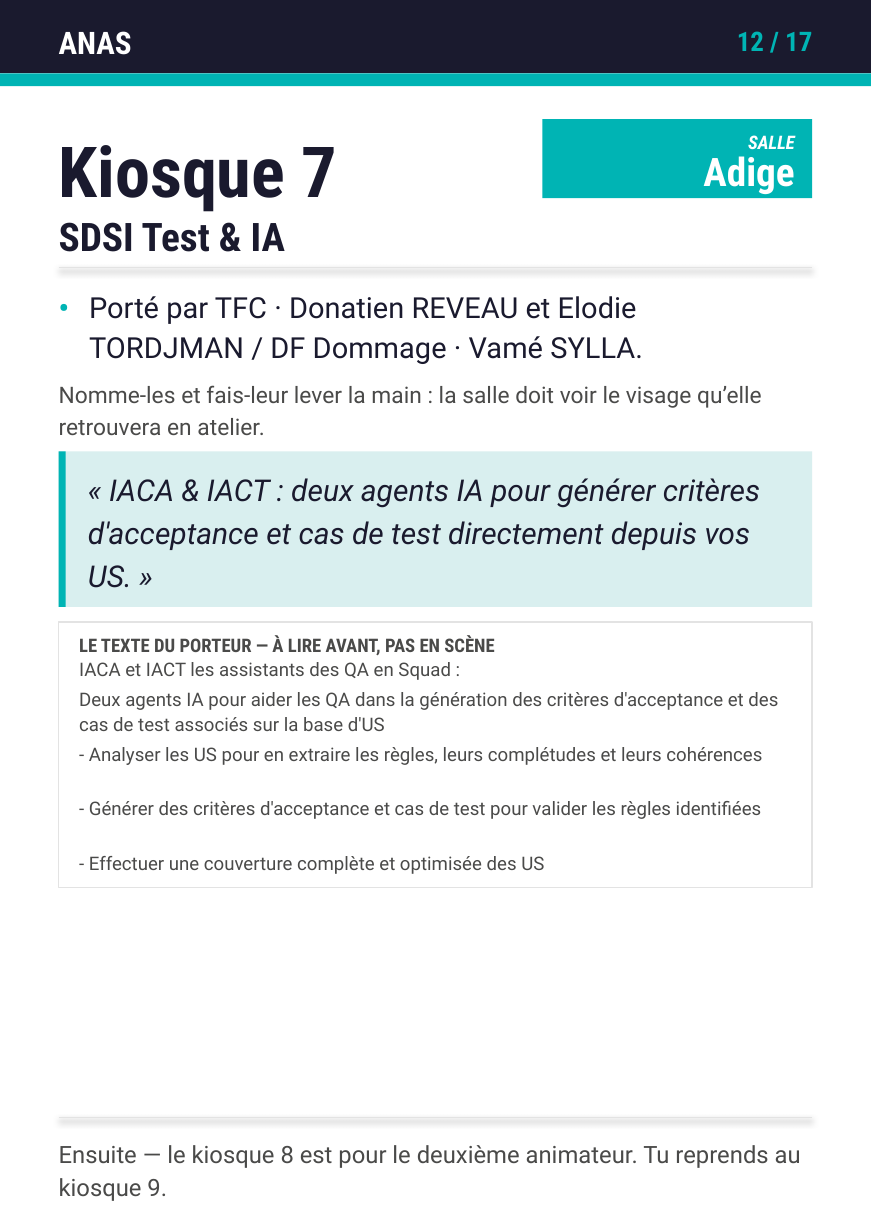
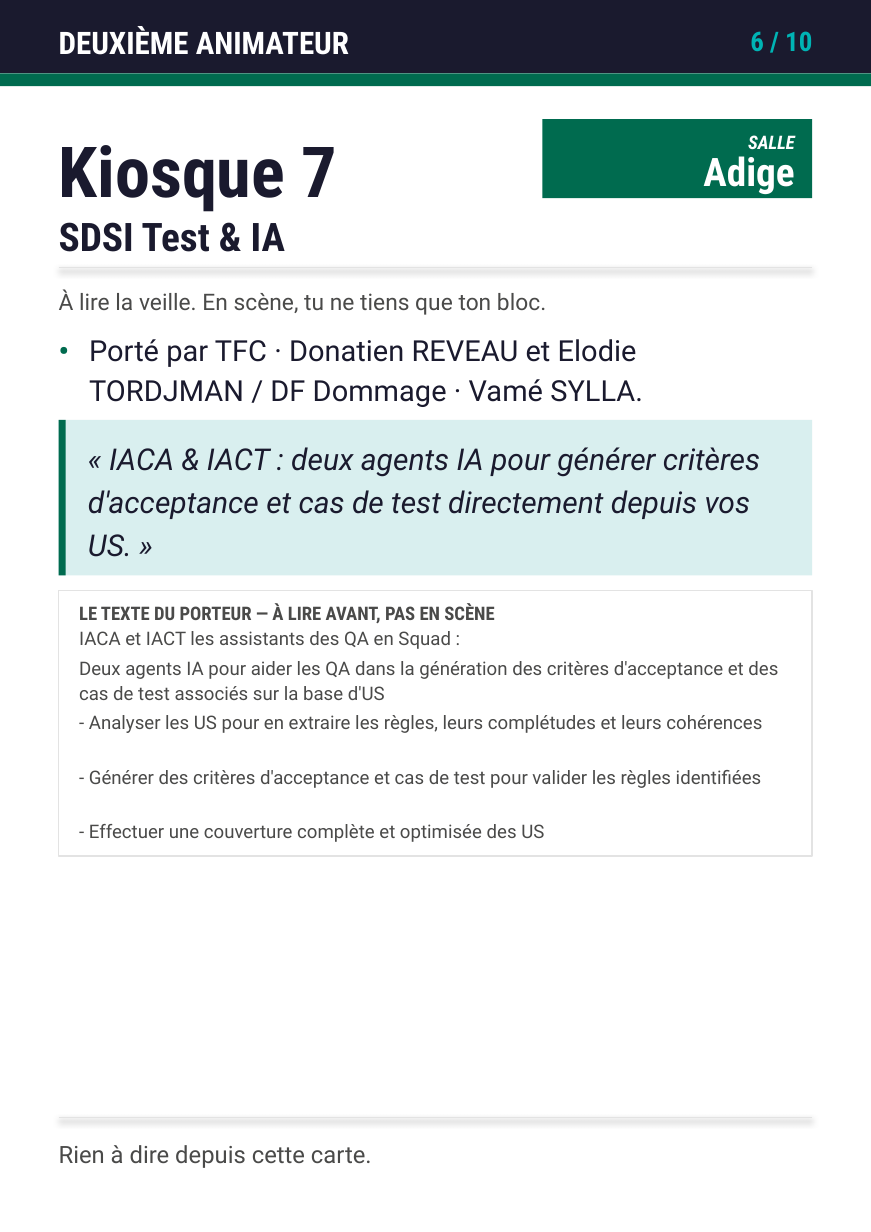
Before and after one commit to caa-jdelaux/info-hub, a slide deck: slide 32 of outils/fiches/fiches-animateurs.pptx (slide 12 before the commit). Drawn at 871x1232 pixels with LibreOffice and Linux fonts; fonts in the diff are those of the drawing. Boxes give left, top, right and bottom in pixels: in the first picture for what was removed or moved away, otherwise in the second. Text is boxed around its words. In the diff, an @@ line names an element or a change of style, - is before the commit and + after.

```diff
--- a/outils/fiches/fiches-animateurs.pptx
+++ b/outils/fiches/fiches-animateurs.pptx
@@ text at <box>59,26,349,55</box>: text changed @@
-ANAS
+DEUXIÈME ANIMATEUR
@@ text at <box>750,31,812,51</box>: text changed @@
-12 / 17
+6 / 10
@@ text added at <box>59,290,546,315</box>, 11 pt, text #4A4A49 @@
+À lire la veille. En scène, tu ne tiens que ton bloc.
@@ text "•": place and size @@
-text "•" at <box>58,284,88,365</box>
+text "•" at <box>58,328,88,408</box>
@@ text "•" at <box>58,328,88,408</box>: text colour #00B4B4 to #006B4F @@
@@ text "Porté par TFC · Donatien ...": place and size @@
-text "Porté par TFC · Donatien ..." at <box>89,296,643,364</box>
+text "Porté par TFC · Donatien ..." at <box>89,339,643,407</box>
@@ text removed at <box>59,385,762,435</box> @@
-Nomme-les et fais-leur lever la main : la salle doit voir le visage qu’elle retrouvera en atelier.
@@ 7 texts, 3 rectangles: place and size @@
-7 texts, 3 rectangles at <box>58,451,811,886</box>
+7 texts, 3 rectangles at <box>58,420,811,855</box>
@@ fill #00B4B4 to #006B4F in 3 elements at <box>0,73,871,86</box>, <box>542,119,811,198</box>, <box>58,420,66,575</box> @@
@@ text at <box>59,1145,372,1168</box>: text changed @@
-Ensuite — le kiosque 8 est pour le deuxième animateur. Tu reprends au kiosque 9.
+Rien à dire depuis cette carte.
```
Also in this commit, not shown: 23 other slides changed, 3 slides added, 7 other files.
